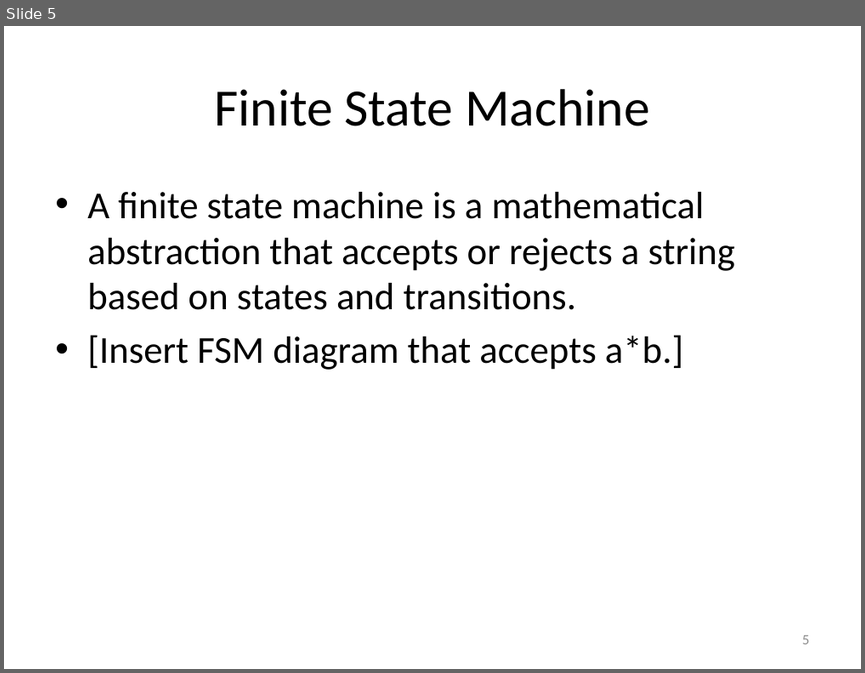
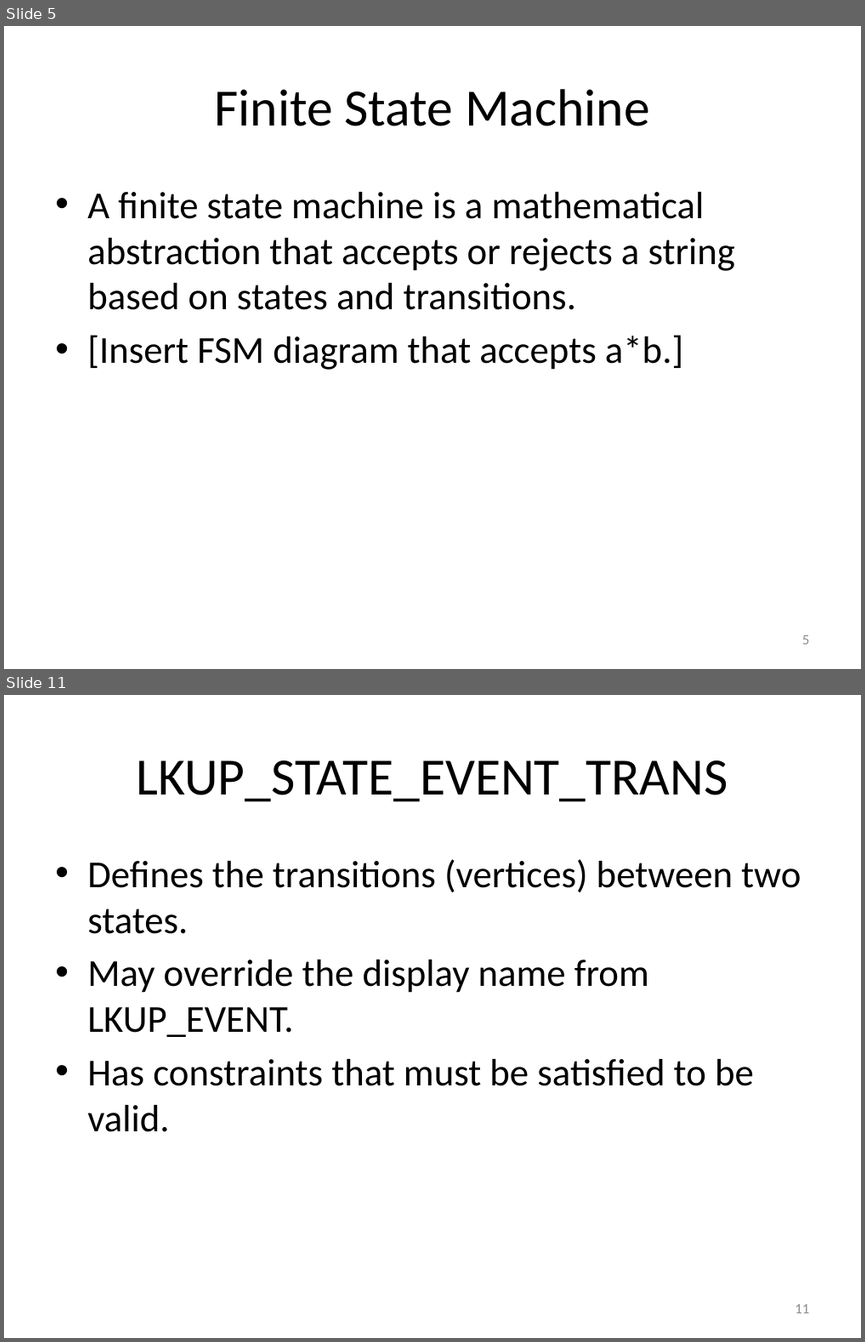
Before and after one commit to RichardRoda/DFA-Workflow-Model, a slide deck: Modeling Workflows with Event Driven DFA.pptx. Shown one above the other, each under a label of ours: slide 5 before the commit, slides 5 and 11 after it; the slides between them are not shown. The pictures are 865x673 and 865x1342 pixels, drawn with LibreOffice and Linux fonts; fonts in the diff are those of the drawing. Boxes give left, top, right and bottom in pixels: in the first picture for what was removed or moved away, otherwise in the second. Text is boxed around its words. In the diff, an @@ line names an element or a change of style, - is before the commit and + after.

Commit message:
Added descriptions for LKUP_EVENT, LKUP_STATE, and LKUP_STATE_EVENT_TRANS.

```diff
--- a/Modeling Workflows with Event Driven DFA.pptx
+++ b/Modeling Workflows with Event Driven DFA.pptx
@@ slide 11 added at bbox=[4, 695, 861, 1338], background #FFFFFF @@
@@ title added at bbox=[136, 760, 727, 802], 44 pt, text #000000 @@
+LKUP_STATE_EVENT_TRANS
@@ text added at bbox=[87, 859, 800, 1132], 32 pt, text #000000 @@
+• Defines the transitions (vertices) between two states.
+• May override the display name from LKUP_EVENT.
+• Has constraints that must be satisfied to be valid.
@@ page number added at bbox=[794, 1304, 809, 1313], 12 pt, text #8C8C8C @@
+11
```
Also in this commit, not shown: 2 slides changed, 3 other slides added.
